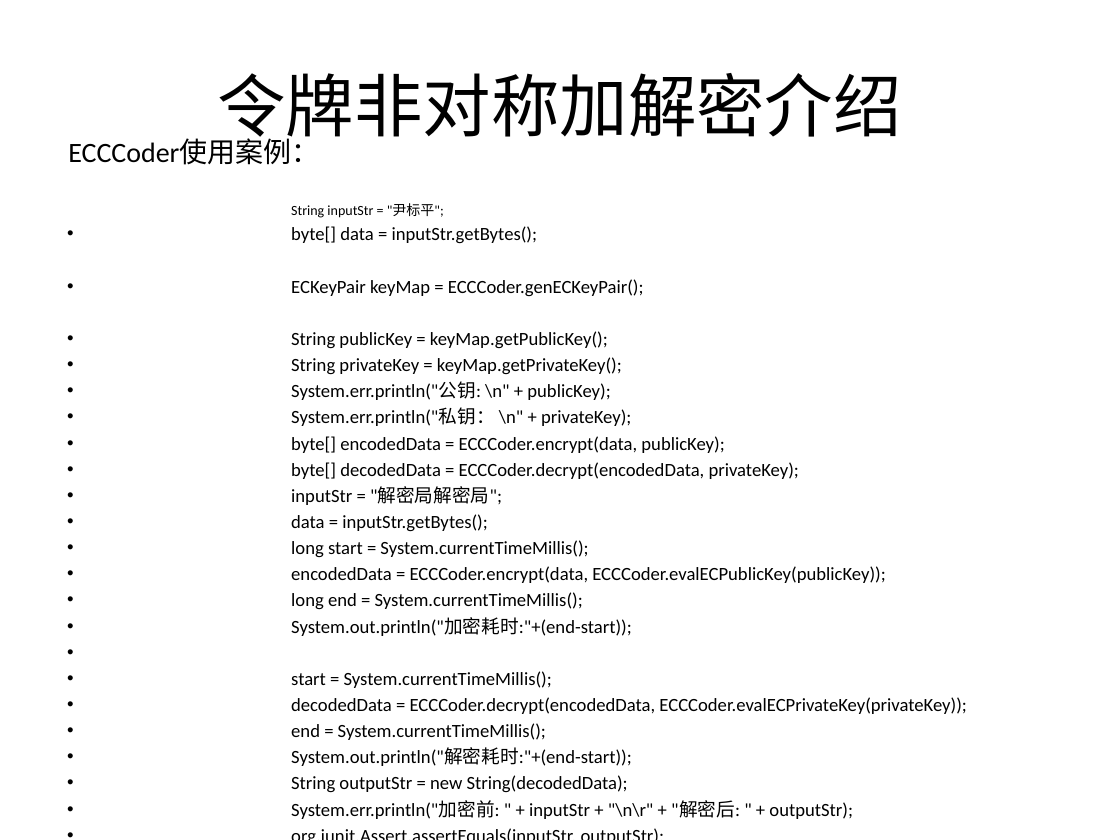
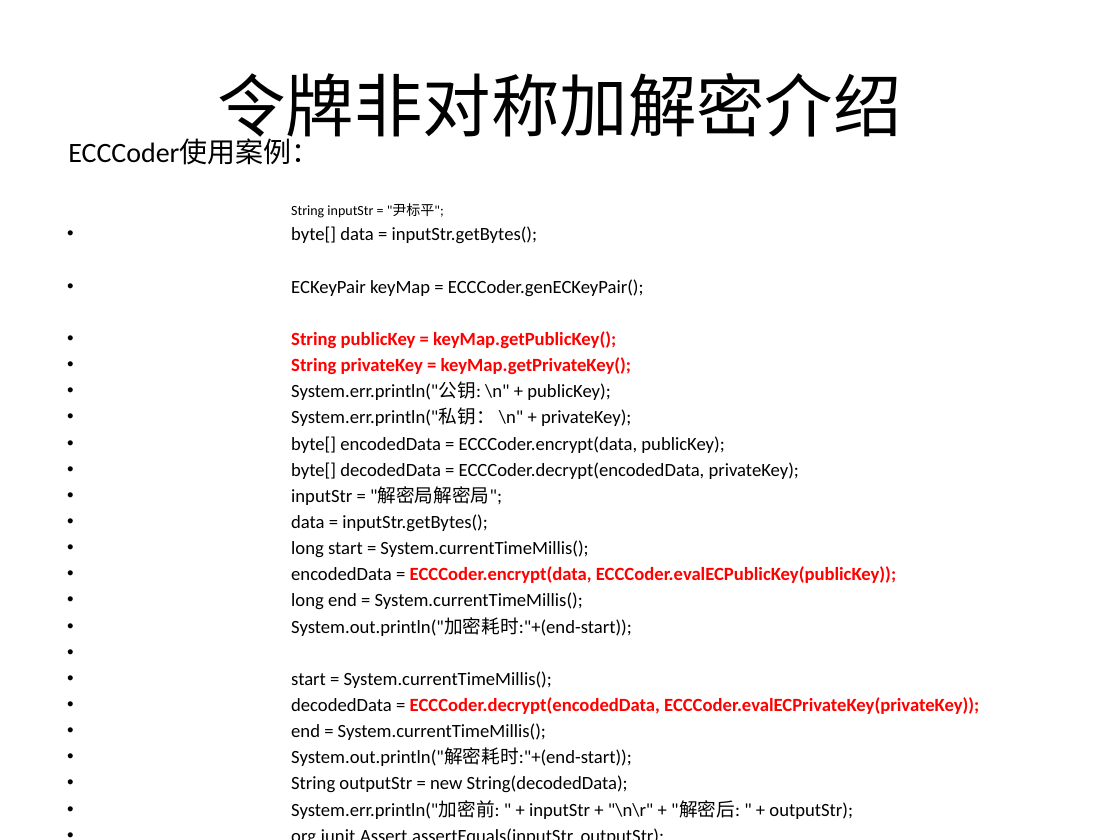
Before and after one commit to bbossgroups/bboss, a slide deck: slide 15 of 文档/令牌管理.pptx (slide 10 before the commit). Drawn at 1120x840 pixels with LibreOffice and Linux fonts; fonts in the diff are those of the drawing. Boxes give left, top, right and bottom in pixels: in the first picture for what was removed or moved away, otherwise in the second. Text is boxed around its words. In the diff, an @@ line names an element or a change of style, - is before the commit and + after.

Commit message:
1.完善mongodb过期令牌检测机制并增加测试用例 2.完善令牌管理文档

```diff
--- a/文档/令牌管理.pptx
+++ b/文档/令牌管理.pptx
@@ text at bbox=[291, 331, 979, 714]: text colour #000000 to #FF0000, bold on in "String publicKey = keyMap.getPublicKey();", "String privateKey = keyMap.getPrivateKey();", "ECCCoder.encrypt(data, ECCCoder.evalECPublicKey(publicKey));", "ECCCoder.decrypt(encodedData, ECCCoder.evalECPrivateKey(priv ..." @@
```
Also in this commit, not shown: 8 other slides changed, 6 slides added, 3 other files.
